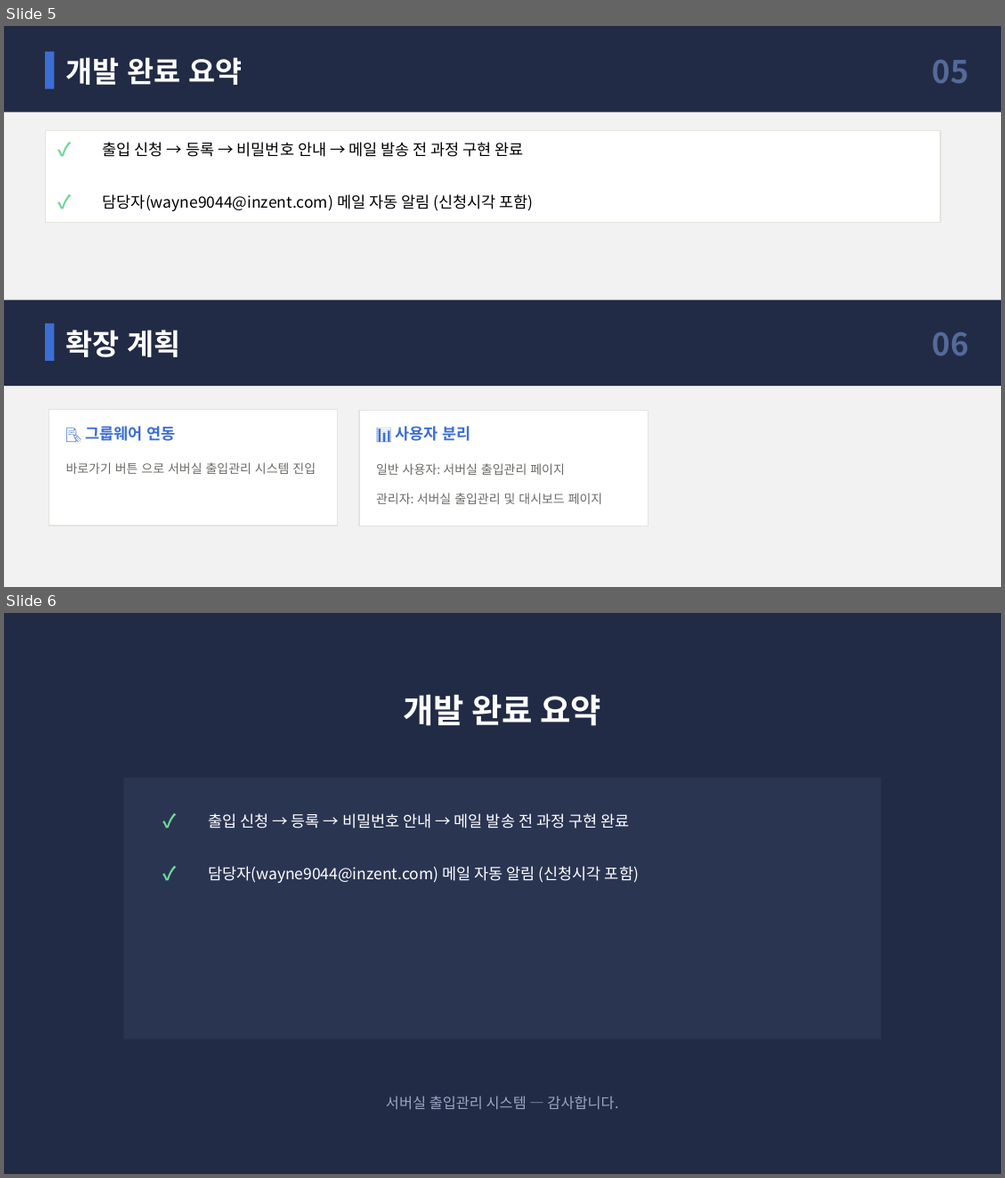
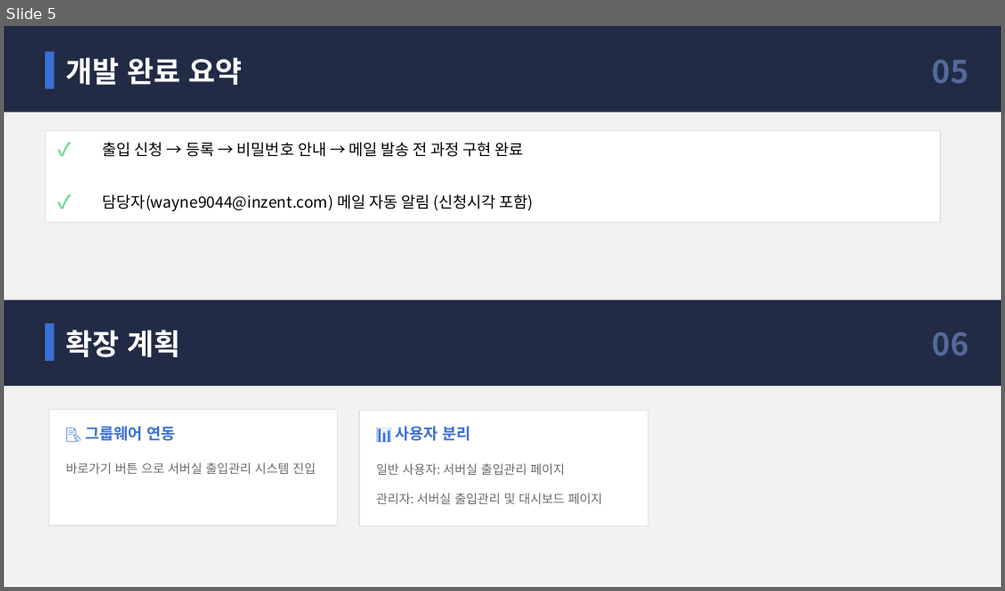
Before and after one commit to inzentibiz/srcAccessMgmt, a slide deck: docs/서버실_출입관리_완료보고.pptx. Shown one above the other, each under a label of ours: slides 5 and 6 before the commit, slide 5 after it. The pictures are 1005x1178 and 1005x591 pixels, drawn with LibreOffice and Linux fonts; fonts in the diff are those of the drawing. Boxes give left, top, right and bottom in pixels: in the first picture for what was removed or moved away, otherwise in the second. Text is boxed around its words. In the diff, an @@ line names an element or a change of style, - is before the commit and + after.

Commit message:
서버실 출입관리 시스템 ppt 수정

```diff
--- a/docs/서버실_출입관리_완료보고.pptx
+++ b/docs/서버실_출입관리_완료보고.pptx
@@ slide 6 removed at (4, 613, 1001, 1174), background #222B45 @@
@@ text removed at (403, 694, 602, 726) @@
-개발 완료 요약
@@ rectangle removed at (123, 778, 882, 1039) @@
@@ text removed at (161, 800, 206, 841) @@
-✓
@@ text removed at (208, 813, 629, 828) @@
-출입 신청 → 등록 → 비밀번호 안내 → 메일 발송 전 과정 구현 완료
@@ text removed at (161, 853, 206, 894) @@
-✓
@@ text removed at (208, 866, 639, 883) @@
-담당자(wayne9044@inzent.com) 메일 자동 알림 (신청시각 포함)
@@ text removed at (386, 1095, 618, 1109) @@
-서버실 출입관리 시스템 — 감사합니다.
```
Also in this commit, not shown: 2 other files.
